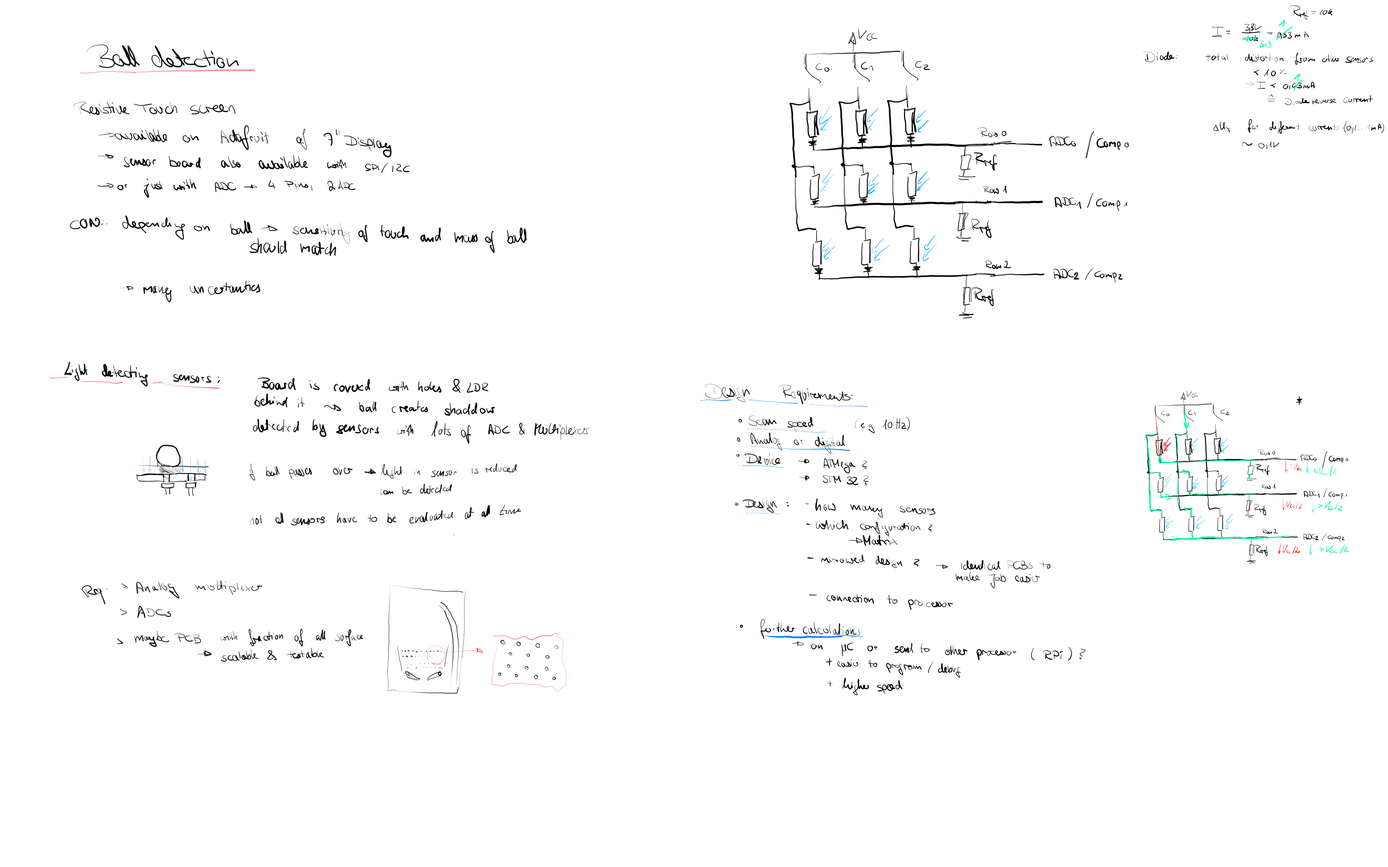
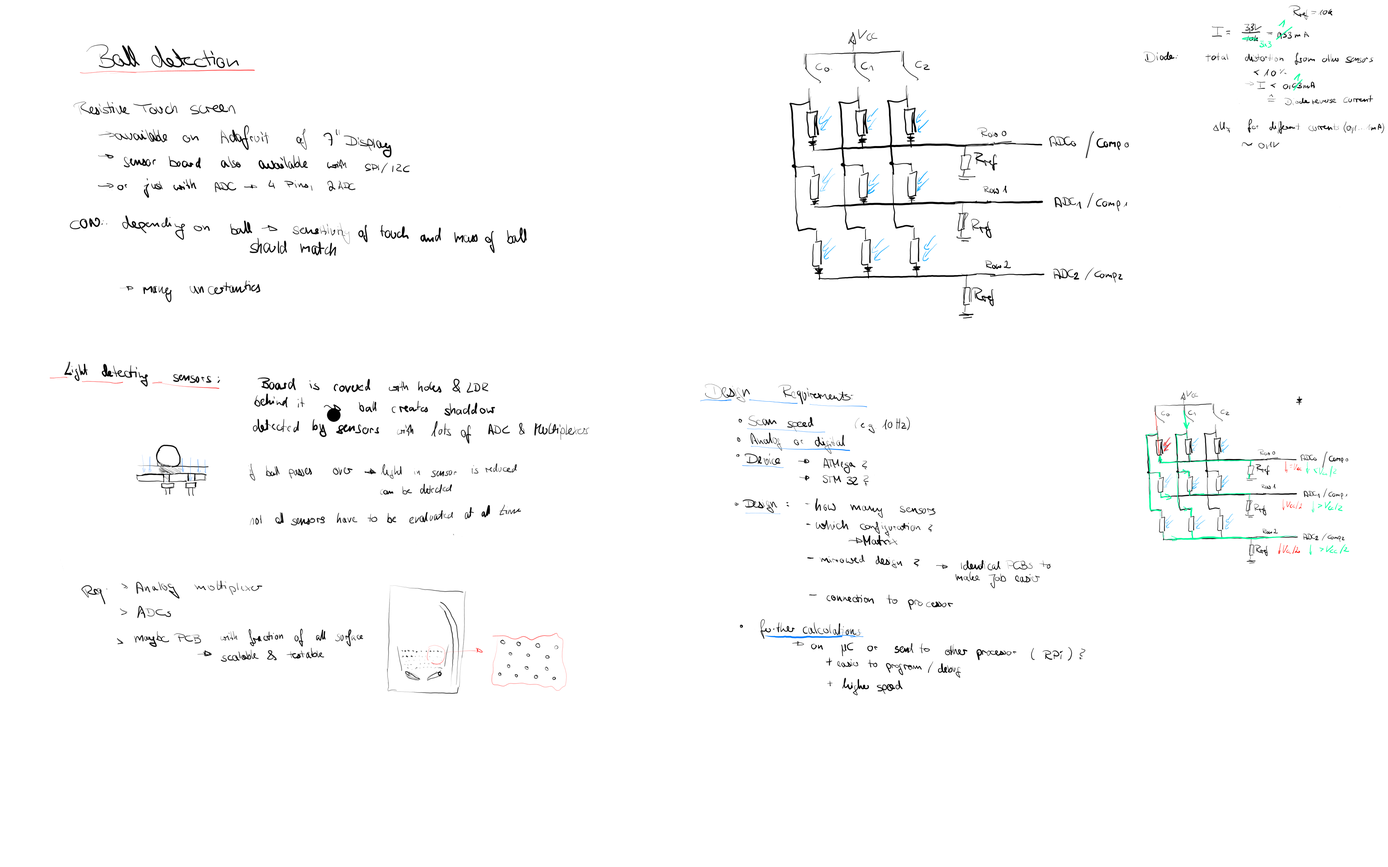
Before/after of a 1388×867 layered artwork. What changed in the layer stack:
painted on "Text and draft" over 326, 408, 341, 423
